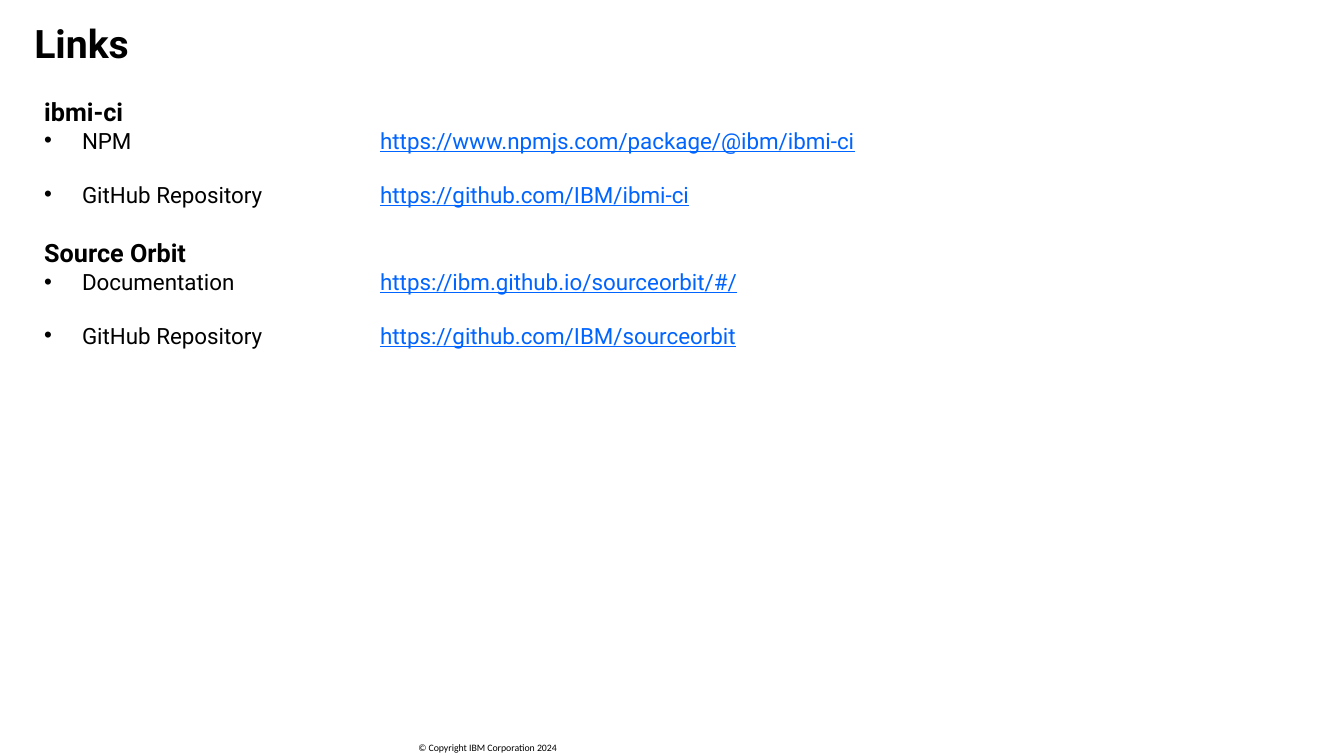
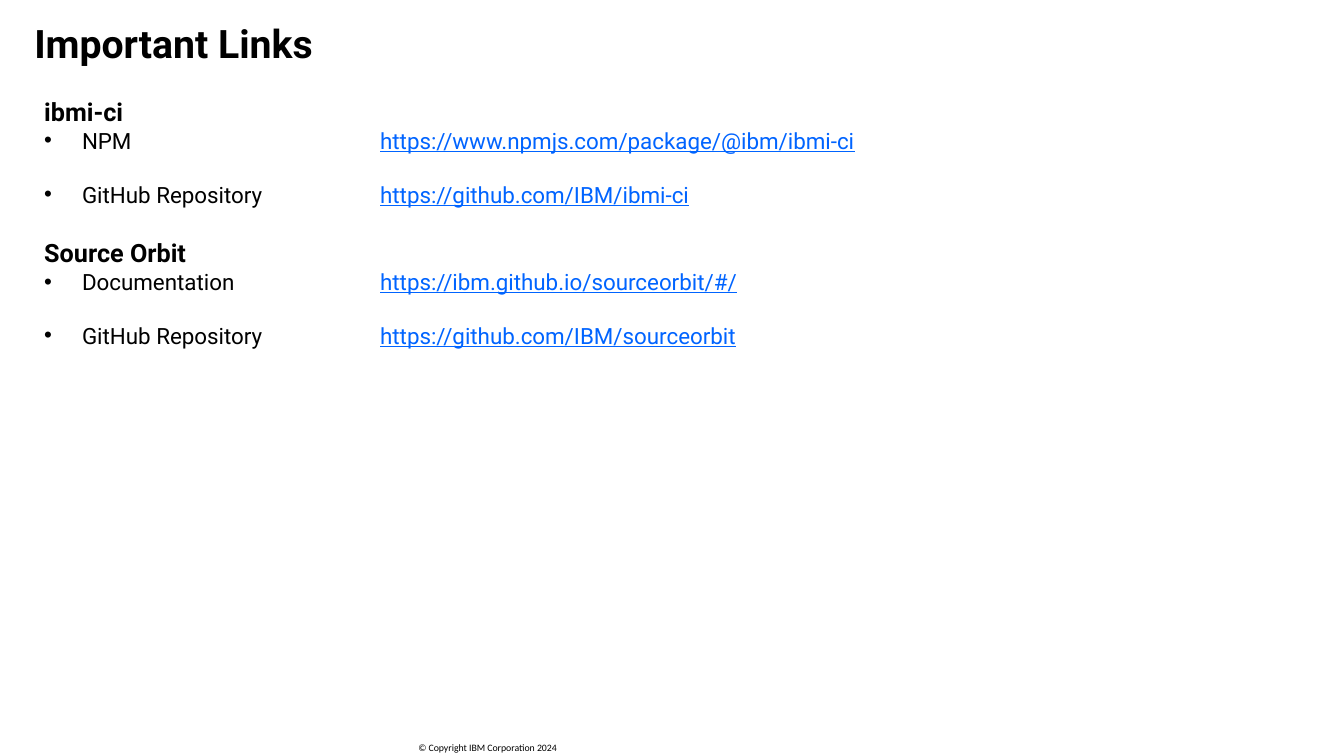
Before and after one commit to SanjulaGanepola/ibmi-talks, a slide deck: slide 24 of Automating Builds in Git on IBM i/Automating-Builds-in-Git-on-IBM-i.pptx (slide 22 before the commit). Drawn at 1344x756 pixels with LibreOffice and Linux fonts; fonts in the diff are those of the drawing; background and template pictures are left out. Boxes give left, top, right and bottom in pixels: in the first picture for what was removed or moved away, otherwise in the second. Text is boxed around its words. In the diff, an @@ line names an element or a change of style, - is before the commit and + after.

```diff
--- a/Automating Builds in Git on IBM i/Automating-Builds-in-Git-on-IBM-i.pptx
+++ b/Automating Builds in Git on IBM i/Automating-Builds-in-Git-on-IBM-i.pptx
@@ title at <box>34,28,313,66</box>: text changed @@
-Links
+Important Links
```
Also in this commit, not shown: 2 other slides changed, 5 slides added, 1 slide removed, 1 other file.
